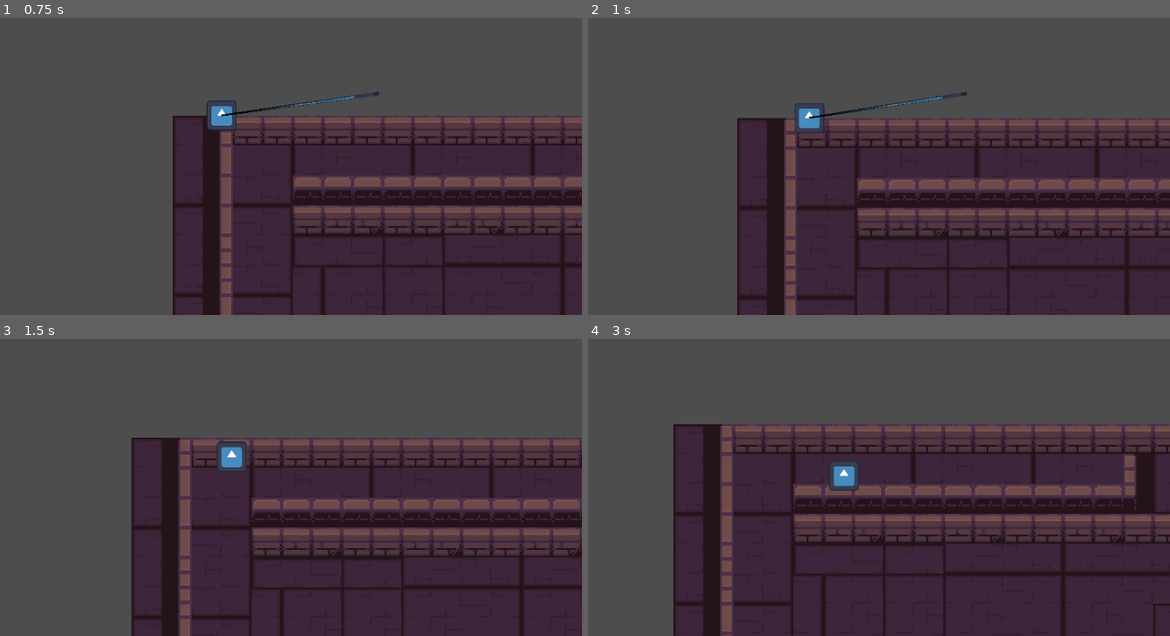
Above: before the commit, frames 1-4 (two rows, left to right).
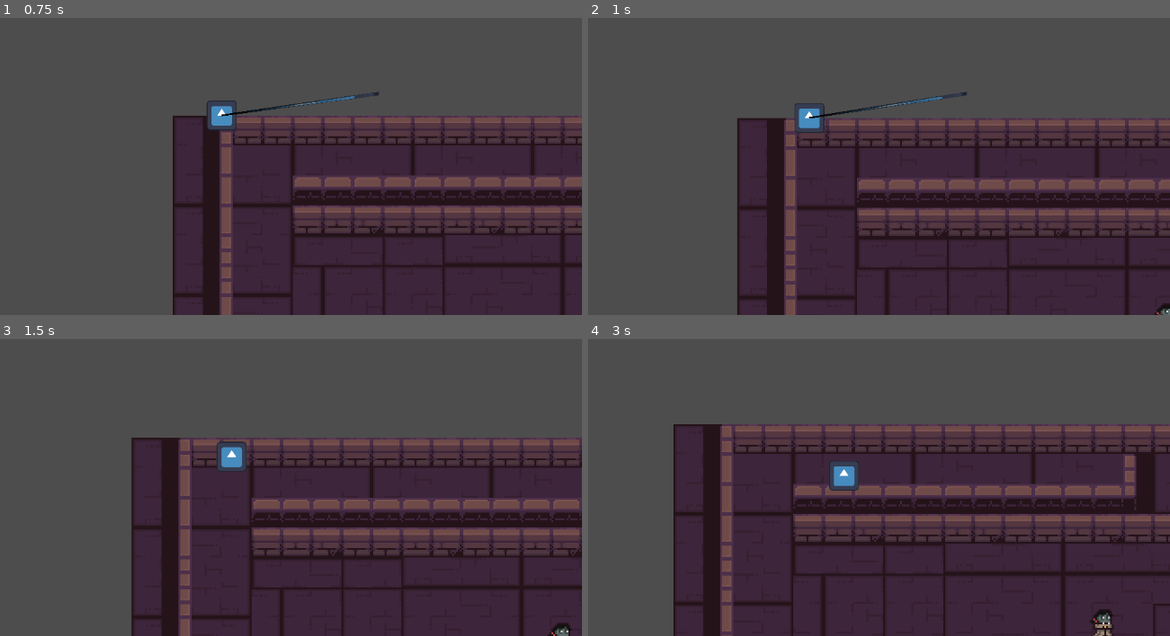
Above: after the commit, the same moments.

Repository: mabanana/winter-jam-2025
Game: Godot game, scene res://levels/level_test.tscn
Same seed, same stepped clock (60 frames per second), same inputs: the game is played once before the commit and once after it. The engine's default icon, where the game draws it, is replaced by a stand-in: a white triangle on a blue panel in a dark square.
Inputs (mouse positions are in pixels of both pictures, inside the frame that each line leads up to):
- Up to frame 1 (0.75 s): tap Enter at 0.5 s; move the mouse to (378, 92) at 0.52 s; hold Right (right) from 0.53 s (still down); hold Right mouse button (aim) from 0.53 s (still down); click (378, 92) at 0.67 s
- Up to frame 2 (1 s): keep holding Right (right); keep holding Right mouse button (aim)
- Up to frame 3 (1.5 s): move the mouse to (75, 454) at 1.27 s; release Right (right) at 1.28 s; release Right mouse button (aim) at 1.28 s; hold S (down) from 1.28 s (still down); right-click (75, 454) at 1.35 s
- Up to frame 4 (3 s): move the mouse to (884, 344) at 2.02 s; release S (down) at 2.03 s; hold Right (right) 2.03-2.78 s; hold Right mouse button (aim) 2.03-2.78 s; move the mouse to (774, 514) at 2.77 s; hold W (up) from 2.78 s (still down); right-click (774, 514) at 2.85 s; click (774, 514) at 2.92 s

Frame 1 is identical in both runs. In frame 2, less than 0.1% of the frame differs, in the area x 97-100%, y 96-100%; in frame 3, 0.1%; in frame 4, 0.3%, in the area x 86-91%, y 90-100%.

Commit message:
civilian head turning; WIP wait points

Diff:
--- a/NPCs/Civilian.tscn
+++ b/NPCs/Civilian_mobile.tscn
@@ -1,10 +1,11 @@
 [gd_scene load_steps=3 format=3 uid="uid://bkwjh1vnoftxp"]
 
-[ext_resource type="Script" uid="uid://b1kwsqmroyrtv" path="res://NPCs/civilian.gd" id="1_4iab7"]
+[ext_resource type="Script" uid="uid://b1kwsqmroyrtv" path="res://NPCs/civilian_mobile.gd" id="1_4iab7"]
 [ext_resource type="Texture2D" uid="uid://dsh0smq3vgfd1" path="res://Assets/2D Pixel Dungeon Asset Pack/character and tileset/Dungeon_Character.png" id="2_4coum"]
 
-[node name="Civilian" type="Node2D"]
+[node name="Civilian" type="Node2D" node_paths=PackedStringArray("sprite2D")]
 script = ExtResource("1_4iab7")
+sprite2D = NodePath("Sprite2D")
 
 [node name="Sprite2D" type="Sprite2D" parent="."]
 texture = ExtResource("2_4coum")
--- /dev/null
+++ b/NPCs/Civilian_static.tscn
@@ -0,0 +1,11 @@
+[gd_scene load_steps=2 format=3 uid="uid://buhb5ncs0urnm"]
+
+[ext_resource type="Texture2D" uid="uid://dsh0smq3vgfd1" path="res://Assets/2D Pixel Dungeon Asset Pack/character and tileset/Dungeon_Character.png" id="1_mlkcw"]
+
+[node name="CivilianStatic" type="Node2D"]
+
+[node name="Sprite2D" type="Sprite2D" parent="."]
+texture = ExtResource("1_mlkcw")
+hframes = 7
+vframes = 4
+frame = 23
--- a/NPCs/civilian.gd
+++ /dev/null
@@ -1,9 +0,0 @@
-extends Node2D
-
-@export var pathFollow2D: PathFollow2D
-
-var speed = 30
-# walks to waypoint
-func _process(delta: float) -> void:
-	var progress = pathFollow2D.get_progress()
-	pathFollow2D.set_progress(progress + speed * delta)
--- /dev/null
+++ b/NPCs/civilian_mobile.gd
@@ -0,0 +1,37 @@
+extends Node2D
+
+@export var pathFollow2D: NpcPath
+@export var sprite2D: Sprite2D
+
+var speed = 30
+var last_position = Vector2(0,0)
+var is_waiting = false
+
+func _process(delta: float) -> void:
+	# walks to waypoints
+	if is_waiting:
+		pass
+	var progress = pathFollow2D.get_progress()
+	pathFollow2D.set_progress(progress + speed * delta)
+	handle_change_direction()
+	if abs(progress - get_closest_wait_point()) < 0.1:
+		is_waiting = true
+		get_tree().create_timer(5).timeout.connect(func():
+			is_waiting = false)
+
+func handle_change_direction() -> void:
+	var current_position = global_position
+	if current_position.x < last_position.x:
+		sprite2D.flip_h = true
+	else:
+		sprite2D.flip_h = false
+	last_position = current_position
+
+func get_closest_wait_point() -> float:
+	var closest_value = 2 # 1 is max distance
+	var current_progress_ratio = pathFollow2D.get_progress_ratio()
+	for i in range(len(pathFollow2D.points)):
+		var distance = abs(current_progress_ratio - pathFollow2D.points[i])
+		if distance < closest_value:
+			closest_value = distance
+	return closest_value
--- a/levels/level_test.tscn
+++ b/levels/level_test.tscn
@@ -1,9 +1,11 @@
-[gd_scene load_steps=9 format=4 uid="uid://pj8x2nyfefch"]
+[gd_scene load_steps=11 format=4 uid="uid://pj8x2nyfefch"]
 
 [ext_resource type="Texture2D" uid="uid://dea4xdv2q44d" path="res://Assets/2D Pixel Dungeon Asset Pack/character and tileset/Dungeon_Tileset.png" id="1_iho50"]
 [ext_resource type="PackedScene" uid="uid://bruv7p24q1qyf" path="res://PlayerController/Player.tscn" id="2_3wh16"]
 [ext_resource type="Texture2D" uid="uid://dsh0smq3vgfd1" path="res://Assets/2D Pixel Dungeon Asset Pack/character and tileset/Dungeon_Character.png" id="2_eu8vo"]
-[ext_resource type="PackedScene" uid="uid://bkwjh1vnoftxp" path="res://NPCs/Civilian.tscn" id="4_5yd65"]
+[ext_resource type="PackedScene" uid="uid://bkwjh1vnoftxp" path="res://NPCs/Civilian_mobile.tscn" id="4_5yd65"]
+[ext_resource type="Script" uid="uid://b7kk4ysy0tth3" path="res://levels/path_follow_2d.gd" id="4_y0s4v"]
+[ext_resource type="PackedScene" uid="uid://buhb5ncs0urnm" path="res://NPCs/Civilian_static.tscn" id="5_5yd65"]
 
 [sub_resource type="TileSetAtlasSource" id="TileSetAtlasSource_3wh16"]
 texture = ExtResource("1_iho50")
@@ -175,9 +177,9 @@
 
 [sub_resource type="Curve2D" id="Curve2D_eu8vo"]
 _data = {
-"points": PackedVector2Array(0, 0, 0, 0, 114, 155, 0, 0, 0, 0, 119.224976, 158.33366, 0, 0, 0, 0, 177, 201, 0, 0, 0, 0, 196, 124, 0, 0, 0, 0, 149, 132, 0, 0, 0, 0, 114, 155)
+"points": PackedVector2Array(0, 0, 0, 0, 157, 161, 0, 0, 0, 0, 119.224976, 158.33366, 0, 0, 0, 0, 177, 201, 0, 0, 0, 0, 196, 124, 0, 0, 0, 0, 173, 129, 0, 0, 0, 0, 149, 132, -25.953922, -5.7932863, 25.953922, 5.7932863, 164, 152, 0, 0, 0, 0, 157, 161)
 }
-point_count = 6
+point_count = 8
 
 [node name="LevelTest" type="Node2D"]
 
@@ -196,10 +198,13 @@
 curve = SubResource("Curve2D_eu8vo")
 
 [node name="PathFollow2D" type="PathFollow2D" parent="Path2D"]
-position = Vector2(114, 155)
-rotation = 1.6097376
+position = Vector2(119.313965, 158.44574)
+progress = 38.20023
 rotates = false
-
-[node name="Civilian" parent="Path2D/PathFollow2D" node_paths=PackedStringArray("pathFollow2D") instance=ExtResource("4_5yd65")]
-rotation = -1.5707964
+script = ExtResource("4_y0s4v")
+
+[node name="CivilianMobile" parent="Path2D/PathFollow2D" node_paths=PackedStringArray("pathFollow2D") instance=ExtResource("4_5yd65")]
 pathFollow2D = NodePath("..")
+
+[node name="CivilianStatic" parent="." instance=ExtResource("5_5yd65")]
+position = Vector2(213, 107)
--- /dev/null
+++ b/levels/path_follow_2d.gd
@@ -0,0 +1,4 @@
+extends PathFollow2D
+
+class_name NpcPath
+@export var points: Array[float] = [0.13, 0.5]
Renamed: NPCs/civilian.gd.uid -> NPCs/civilian_mobile.gd.uid
Not shown, added: levels/path_follow_2d.gd.uid
